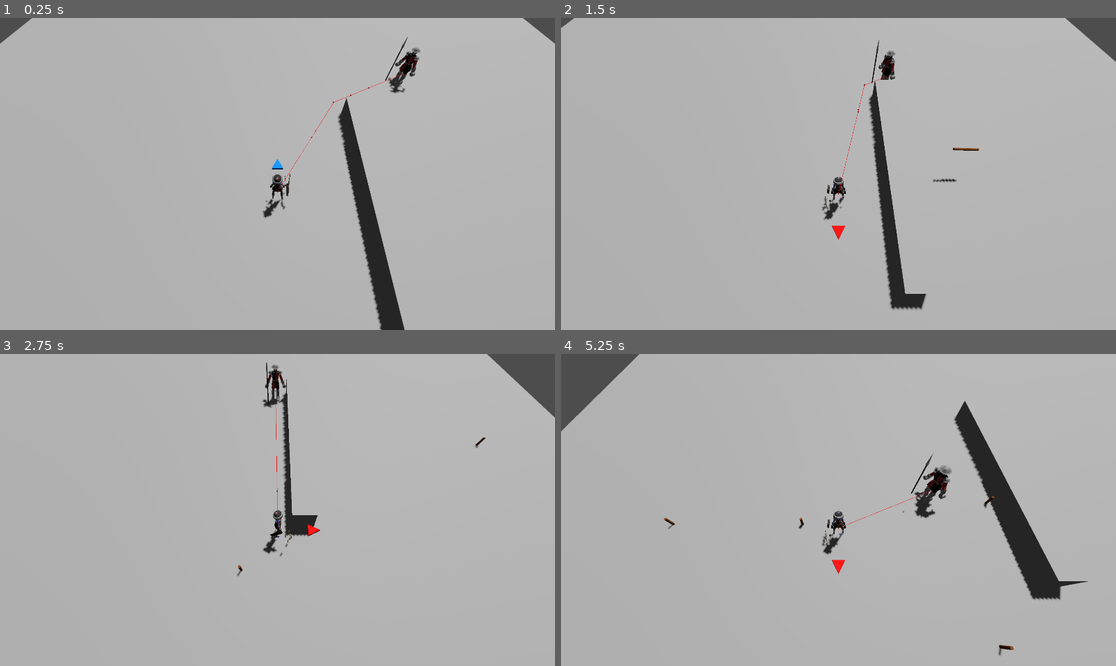
Above: before the commit, frames 1-4 (two rows, left to right).
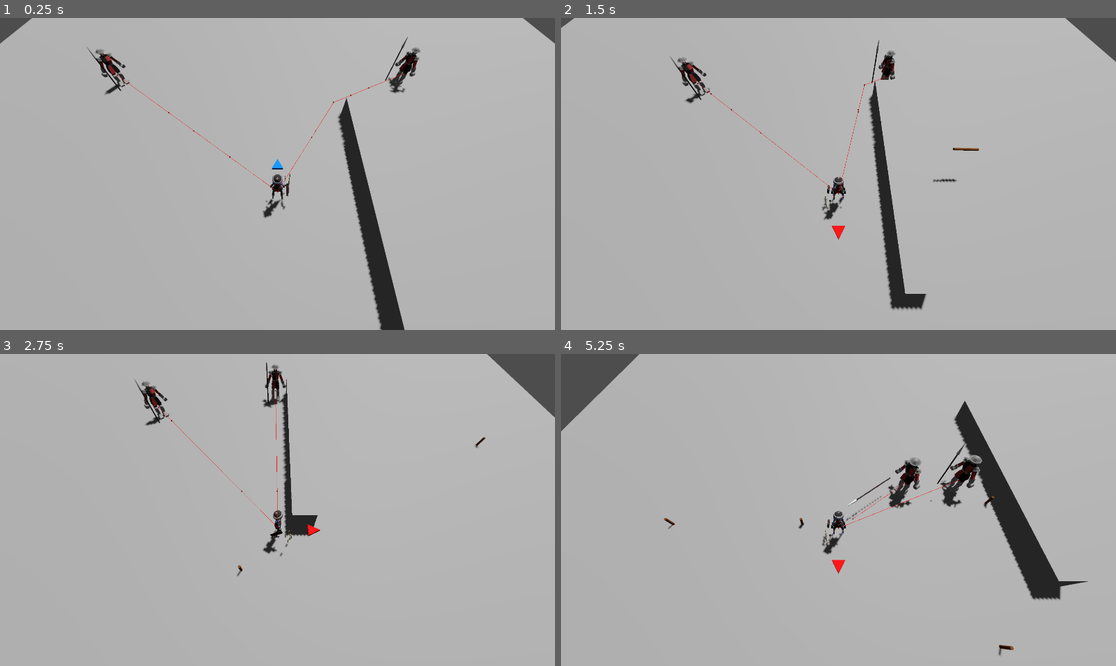
Above: after the commit, the same moments.

Repository: xHappyface/watch-your-steppe
Game: Godot game, scene res://scenes/game.tscn
Two runs of this game, one before a commit and one after it. Both use one fixed random seed, a clock stepped at 60 frames per second and the inputs below.
Inputs:
- Up to frame 1 (0.25 s): no input
- Up to frame 2 (1.5 s): hold D (move_right) 0.53-1.28 s; hold Space (fire) 0.53-1.28 s; hold S (move_down) from 1.28 s (still down); tap Shift (dash) at 1.35 s
- Up to frame 3 (2.75 s): tap Space (fire) at 1.55 s; release S (move_down) at 2.03 s; hold D (move_right) from 2.03 s (still down); hold Space (fire) from 2.03 s (still down)
- Up to frame 4 (5.25 s): release D (move_right) at 2.78 s; release Space (fire) at 2.78 s; hold W (move_up) 2.78-3.53 s; tap Ctrl (hold) at 2.85 s; tap Space (fire) at 3.05, 4.55 s; hold Space (fire) 3.53-4.28 s; hold A (move_left) 3.53-5.03 s; tap Shift (dash) at 4.35 s; hold S (move_down) from 5.03 s (still down); hold Space (fire) from 5.03 s (still down)

The runs differ from the first frame. In frame 1, 0.4% of the frame differs, in the area x 15-50%, y 9-56%; in frame 2, 0.4%; in frame 3, 0.4%; in frame 4, 1.7%, in the area x 50-76%, y 28-56%.

Commit message:
imporved footman ai and arrow shots now have pierce

Diff:
--- a/scenes/arrow_shot.tscn
+++ b/scenes/arrow_shot.tscn
@@ -67,15 +67,15 @@
 [node name="PathFollow3D" type="PathFollow3D" parent="."]
 transform = Transform3D(-4.37098e-08, 1, -4.37098e-08, 0, -4.37114e-08, -0.999964, -0.999964, -4.37114e-08, 1.91062e-15, 0, 1.25, 0)
 
-[node name="StaticBody3D" type="Area3D" parent="PathFollow3D"]
+[node name="Area3D" type="Area3D" parent="PathFollow3D"]
 collision_layer = 256
 collision_mask = 4
 
-[node name="MeshInstance3D" type="MeshInstance3D" parent="PathFollow3D/StaticBody3D"]
+[node name="MeshInstance3D" type="MeshInstance3D" parent="PathFollow3D/Area3D"]
 transform = Transform3D(1, 0, 0, 0, -4.37114e-08, 1, 0, -1, -4.37114e-08, 0, 0, 0)
 mesh = SubResource("CylinderMesh_dqkch")
 
-[node name="CollisionShape3D" type="CollisionShape3D" parent="PathFollow3D/StaticBody3D"]
+[node name="CollisionShape3D" type="CollisionShape3D" parent="PathFollow3D/Area3D"]
 transform = Transform3D(1, -3.55271e-15, 0, 3.55271e-15, 1, 3.55271e-15, 2.11758e-22, -3.55271e-15, 1, 0, 0, -0.5)
 shape = SubResource("SphereShape3D_sm2p5")
 
@@ -90,5 +90,5 @@
 one_shot = true
 autostart = true
 
-[connection signal="body_entered" from="PathFollow3D/StaticBody3D" to="." method="_on_static_body_3d_body_entered"]
+[connection signal="body_entered" from="PathFollow3D/Area3D" to="." method="_on_static_body_3d_body_entered"]
 [connection signal="timeout" from="Timer" to="." method="_on_timer_timeout"]
--- a/scenes/footman.tscn
+++ b/scenes/footman.tscn
@@ -727,11 +727,11 @@
 
 [sub_resource type="AnimationNodeStateMachineTransition" id="AnimationNodeStateMachineTransition_r0esa"]
 advance_mode = 2
-advance_expression = "is_attack()"
+advance_expression = "is_player_in_reach()"
 
 [sub_resource type="AnimationNodeStateMachineTransition" id="AnimationNodeStateMachineTransition_8io05"]
 advance_mode = 2
-advance_expression = "is_attack()"
+advance_expression = "is_player_in_reach()"
 
 [sub_resource type="AnimationNodeStateMachineTransition" id="AnimationNodeStateMachineTransition_yfy57"]
 switch_mode = 2
@@ -741,7 +741,7 @@
 [sub_resource type="AnimationNodeStateMachineTransition" id="AnimationNodeStateMachineTransition_e2mwc"]
 switch_mode = 2
 advance_mode = 2
-advance_expression = "hit_points > 0"
+advance_expression = "not is_player_in_reach() and (hit_points > 0)"
 
 [sub_resource type="AnimationNodeStateMachineTransition" id="AnimationNodeStateMachineTransition_r11kl"]
 switch_mode = 2
@@ -752,6 +752,11 @@
 switch_mode = 2
 advance_mode = 2
 advance_expression = "not (hit_points > 0)"
+
+[sub_resource type="AnimationNodeStateMachineTransition" id="AnimationNodeStateMachineTransition_76nxu"]
+switch_mode = 2
+advance_mode = 2
+advance_expression = "is_player_in_reach() and (hit_points > 0)"
 
 [sub_resource type="AnimationNodeStateMachine" id="AnimationNodeStateMachine_trgcn"]
 states/aim/node = SubResource("AnimationNodeAnimation_ebj8v")
@@ -764,8 +769,8 @@
 states/idle/position = Vector2(355, 100)
 states/walk/node = SubResource("AnimationNodeAnimation_w3mjf")
 states/walk/position = Vector2(503, 100)
-transitions = ["Start", "idle", SubResource("AnimationNodeSt …(734 unchanged characters)… mationNodeStateMachineTransition_2vf6m")]
-graph_offset = Vector2(94, -62)
+transitions = ["Start", "idle", SubResource("AnimationNodeSt …(734 unchanged characters)… mationNodeStateMachineTransition_2vf6m"), "attack", "aim", SubResource("AnimationNodeStateMachineTransition_76nxu")]
+graph_offset = Vector2(66, -76)
 
 [sub_resource type="Animation" id="Animation_trgcn"]
 length = 0.001
@@ -846,6 +851,20 @@
 "update": 0,
 "values": [Vector3(-1.5708, 0, 0)]
 }
+tracks/3/type = "method"
+tracks/3/imported = false
+tracks/3/enabled = true
+tracks/3/path = NodePath("..")
+tracks/3/interp = 1
+tracks/3/loop_wrap = true
+tracks/3/keys = {
+"times": PackedFloat32Array(0),
+"transitions": PackedFloat32Array(1),
+"values": [{
+"args": [&"aim", true],
+"method": &"_set_modifier"
+}]
+}
 
 [sub_resource type="Animation" id="Animation_8io05"]
 resource_name = "attack"
@@ -874,6 +893,23 @@
 "transitions": PackedFloat32Array(1),
 "update": 0,
 "values": [Vector3(-1.5708, 0, 0)]
+}
+tracks/2/type = "method"
+tracks/2/imported = false
+tracks/2/enabled = true
+tracks/2/path = NodePath("..")
+tracks/2/interp = 1
+tracks/2/loop_wrap = true
+tracks/2/keys = {
+"times": PackedFloat32Array(0, 0.5),
+"transitions": PackedFloat32Array(1, 1),
+"values": [{
+"args": [&"attack", true],
+"method": &"_set_modifier"
+}, {
+"args": [&"attack", false],
+"method": &"_set_modifier"
+}]
 }
 
 [sub_resource type="Animation" id="Animation_ebj8v"]
--- a/scenes/level_1.tscn
+++ b/scenes/level_1.tscn
@@ -52,3 +52,6 @@
 
 [node name="EnemyBody" parent="Ground/NavigationRegion3D" instance=ExtResource("3_rus8k")]
 transform = Transform3D(1, 0, 0, 0, 1, 0, 0, 0, 1, 8, 0, -8)
+
+[node name="EnemyBody2" parent="Ground/NavigationRegion3D" instance=ExtResource("3_rus8k")]
+transform = Transform3D(1, 0, 0, 0, 1, 0, 0, 0, 1, -10, 0, -8)
--- a/scripts/characters/enemy.gd
+++ b/scripts/characters/enemy.gd
@@ -2,6 +2,7 @@
 class_name Enemy
 
 @onready var nav_agent: NavigationAgent3D = $NavigationAgent3D
+@onready var reach: Area3D = $Reach
 @onready var state_manager: StateManager = $StateManager
 
 var speed: float = 3.0
@@ -10,6 +11,8 @@
 var modifiers: Dictionary[StringName, bool] = {}
 # Dictionary[StringName, Array[StringName]]
 var _modifier_conflicts: Dictionary[StringName, Array] = {
+		&"aim": [&"attack"],
+		&"attack": [&"aim"],
 	}
 
 func _set_state(next_state: State) -> void:
@@ -29,15 +32,23 @@
 		modifiers.erase(modifier)
 
 func is_attack() -> bool:
-	return modifiers.has(&"attack")
+	return modifiers.has(&"aim") or modifiers.has(&"attack")
+
+func is_player_in_reach() -> bool:
+	var bodies: Array[Node3D] = reach.get_overlapping_bodies()
+	for body in bodies:
+		if body is Player:
+			return true
+	return false
 
 func _physics_process(delta: float) -> void:
 	state_manager.current_state.update(self, delta)
 
 func _on_reach_body_entered(body: Node3D) -> void:
 	if body is Player:
-		_set_modifier(&"attack", true)
+		_set_modifier(&"aim", true)
 
 func _on_reach_body_exited(body: Node3D) -> void:
 	if body is Player:
+		_set_modifier(&"aim", false)
 		_set_modifier(&"attack", false)
--- a/scripts/characters/player.gd
+++ b/scripts/characters/player.gd
@@ -98,6 +98,8 @@
 	fire_cooldown = 0.2
 	_set_modifier(&"charge", false)
 	var arrow_shot: ArrowShot = arrow_shot_scene.instantiate()
+	if charge >= 1.0:
+		arrow_shot.pierce = 2
 	arrow_shot.curve.set("point_1/position", Vector3(0.0, 0.0, -(2.0 + (charge * 14.0))))
 	charge = 0.0
 	LevelManager.level.add_child(arrow_shot)
--- a/scripts/enemy_util.gd
+++ b/scripts/enemy_util.gd
@@ -13,7 +13,8 @@
 
 static func enemy_unit_lock_on_target(enemy: Enemy) -> void:
 	enemy.nav_agent.target_position = LevelManager.level.player.global_position
-	enemy.look_at(enemy.nav_agent.target_position)
+	if not enemy.modifiers.has(&"attack"):
+		enemy.look_at(enemy.nav_agent.target_position)
 
 static func damage_enemy(target: Enemy, damage: int) -> void:
 	target.hit_points -= damage
--- a/scripts/objects/arrow_shot.gd
+++ b/scripts/objects/arrow_shot.gd
@@ -1,9 +1,18 @@
 extends Path3D
 class_name ArrowShot
+
+@onready var area: Area3D = $PathFollow3D/Area3D
+
+var pierce: int = 1
 
 func _on_timer_timeout() -> void:
 	queue_free()
 
 func _on_static_body_3d_body_entered(body: Node3D) -> void:
 	if body is Enemy:
+		if not (pierce > 0):
+			return
 		EnemyUtil.damage_enemy(body, 1)
+		pierce -= 1
+		if not (pierce > 0):
+			set_deferred("monitoring", false)
Not shown: 1 places in scenes/footman.tscn that only renumber resources
